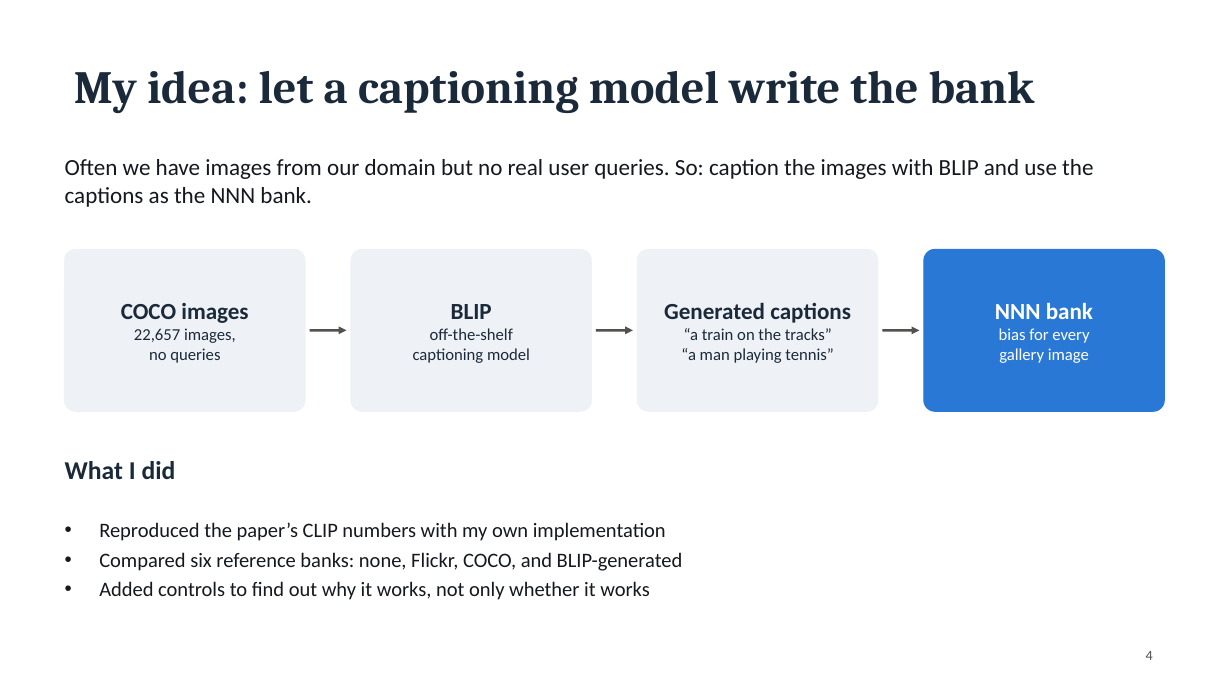
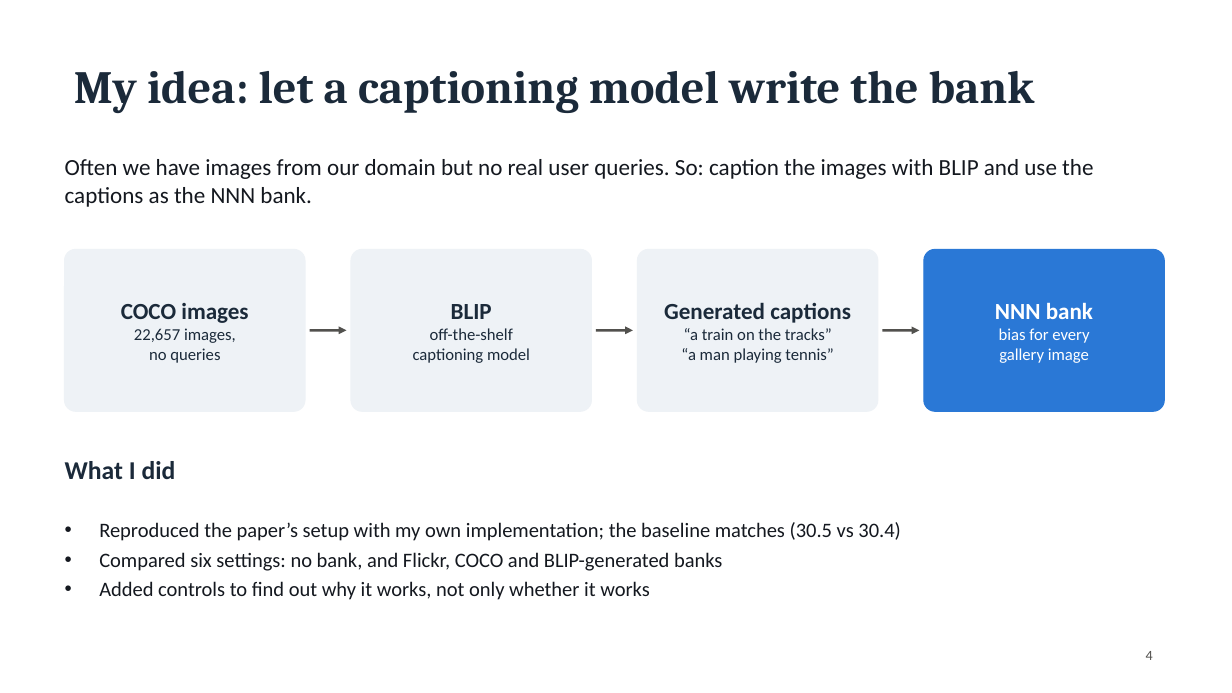
Before and after one commit to MerttMetinn/nnn-blip-reference-bank, a slide deck: slide 4 of report/Metin_YZM5110_Slides.pptx. Drawn at 1232x693 pixels with LibreOffice and Linux fonts; fonts in the diff are those of the drawing. Boxes give left, top, right and bottom in pixels: in the first picture for what was removed or moved away, otherwise in the second. Text is boxed around its words. In the diff, an @@ line names an element or a change of style, - is before the commit and + after.

```diff
--- a/report/Metin_YZM5110_Slides.pptx
+++ b/report/Metin_YZM5110_Slides.pptx
@@ text at box(99, 522, 900, 571): text changed @@
-• Reproduced the paper’s CLIP numbers with my own implementation
-• Compared six reference banks: none, Flickr, COCO, and BLIP-generated
+• Reproduced the paper’s setup with my own implementation; the baseline matches (30.5 vs 30.4)
+• Compared six settings: no bank, and Flickr, COCO and BLIP-generated banks
```
Also in this commit, not shown: 1 other slide changed, 1 slide added, 1 other file.
